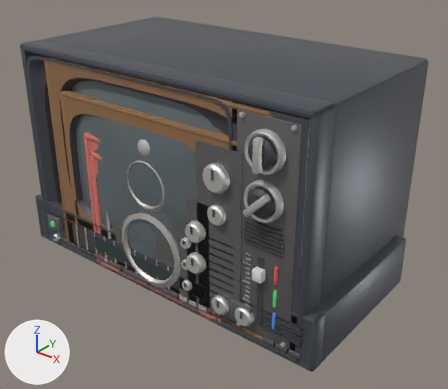
A saved change to the glTF model assets/models/tvs.glb.
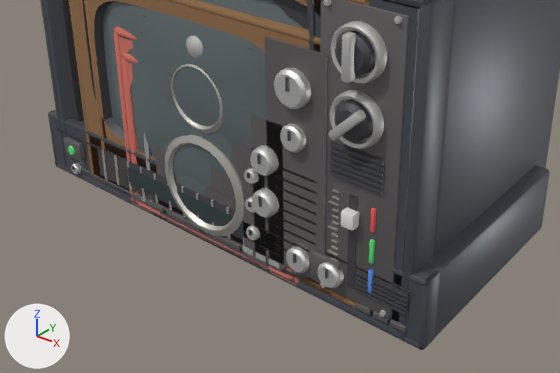
The first picture shows the older version from a camera (50 mm lens) standing at (1.003, -0.957, 0.957) and looking at (0.013, 0.28, 0.19). The close-ups show the older and then the newer version on the part from 0% to 92% of the width and 29% to 100% of the height of that picture. Only the edits that show in the close-ups are written down. Every picture has the same lights, and +X, +Y and +Z are marked at lower left. Where no turn or scale is listed for an object, it has been applied to the vertices. Vertices at exactly the same position are counted once.

In view in the first close-up: 'Deck', 'HeroKnobA', 'HeroKnobB', 'Speaker', 'TvBox', 'TvConsole', 'TvHero', 'TvMon', 'TvPort', 'TvWood' and 1 more.
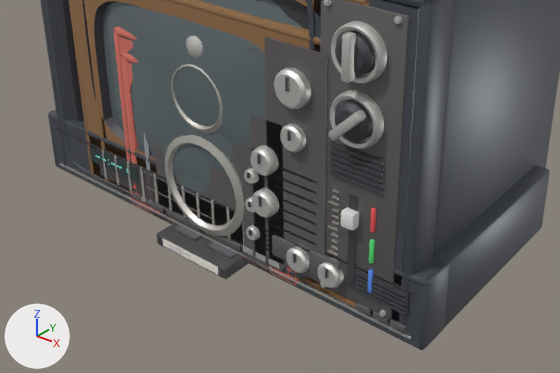
Pixel boxes [x1, y1, x2, y2] of what changed, in the close-ups (560 x 373 px; the box of a moved part takes in the faces that stretch with it):
'Tape', added
    after: [157, 223, 249, 279]
    faces in mat_shell (dark grey #505050): [157, 223, 249, 279]
    faces in mat_label (white #f3efe3): [163, 239, 218, 275]
    faces in mat_win (grey #6f6f76): [175, 225, 236, 257]
part 1 of me_deck, moved or reshaped
    before: [64, 137, 85, 161]
    after: [272, 235, 296, 261]
part 2 of me_deck, added
    after: [60, 163, 411, 339]
part 3 of me_deck, added
    after: [89, 146, 138, 183]
part 4 of me_deck, moved or reshaped (not visible afterwards)
    before: [68, 146, 75, 155]
part 5 of me_deck, added
    after: [142, 170, 215, 205]
part 6 of me_deck, added
    after: [144, 186, 215, 221]
part 7 of me_deck, deleted
    before: [71, 162, 81, 174]
part 8 of me_deck, moved or reshaped
    before: [122, 159, 451, 338]
    after: [58, 135, 451, 341]

The change, as a list of edits to the scene's bpy script:
```text
Change me_deck:
    remove me_deck.from_pydata(...)  # 982 vertices, 1882 faces; spans x -0.49..0.49, y -0.015..0.46, z 0.0..0.14
    add me_deck.from_pydata(...)  # 1126 vertices, 2026 faces; spans x -0.49..0.49, y -0.011..0.46, z 0.0..0.14
    me_deck part 1: the loose piece of 56 vertices spanning x -0.428..-0.372, y -0.011..0.003, z 0.056..0.1 is moved by (0.6, 0.0, 0.0)
    me_deck part 2: a new loose piece, a box spanning x -0.465..0.465, y -0.003..0.001, z 0.0145..0.0175, in mat_trim (light grey #cecbc4)
    me_deck part 3: a new loose piece, a box spanning x -0.345..-0.195, y -0.004..0.0, z 0.068..0.102, in mat_lcd (greyish cyan #303f3f)
    me_deck part 4: the loose piece of 25 vertices spanning x -0.411..-0.389, y -0.015..-0.011, z 0.067..0.089 is scaled about its middle by (0.371, 1, 0.371), then moved by (0.192, 0.011, -0.025), in mat_led_deck (red #f35959)
    me_deck part 5: a new loose piece of 24 vertices spanning x -0.184..0.024, y -0.003..0.0, z 0.1..0.104, in mat_panel (grey #6f6c6c)
    me_deck part 6: a new loose piece of 24 vertices spanning x -0.184..0.024, y -0.003..0.0, z 0.064..0.068, in mat_panel (grey #6f6c6c)
    me_deck part 7: the loose piece of 62 vertices spanning x -0.412..-0.388, y -0.012..0.0, z 0.018..0.042 is deleted
    me_deck part 8: 105 vertices moved from x -0.49..0.49, y 0.03..0.04, z 0.0..0.14 to x -0.49..0.49, y 0.06..0.07, z 0.0..0.14; 96 vertices removed from x -0.49..0.49, y -0.006..0.04, z 0.0..0.14; 112 vertices added at x -0.49..0.49, y -0.004..0.07, z 0.0..0.14
    other edits to the shape of me_deck do not show in these pictures
    remove me_deck.materials.append(mat_led_g)  # green #59e77c
    remove me_deck.materials.append(mat_knob)  # light grey #e1e1dd
    add me_deck.materials.append(mat_trim)  # light grey #cecbc4
    add me_deck.materials.append(mat_vfd)  # cyan #7cf9e2
    add me_deck.materials.append(mat_vfd_on)  # cyan #7cf9e2
    add me_deck.materials.append(mat_led_deck)  # red #f35959
Add ob_tape:
    ob_tape = bpy.data.objects.new('Tape', me_tape)  # 480 vertices, 832 faces; spans x -0.094..0.094, y -0.053..0.052, z -0.013..0.015; in mat_shell (dark grey #505050), mat_pack (brown #846c55), mat_hub (white #edebe7), mat_bezel (dark grey #3f3f45), mat_win (grey #6f6f76), mat_label (white #f3efe3), mat_ink (blue #7376a0)
    ob_tape.location = (0.0, 0.0, 0.0)
```
